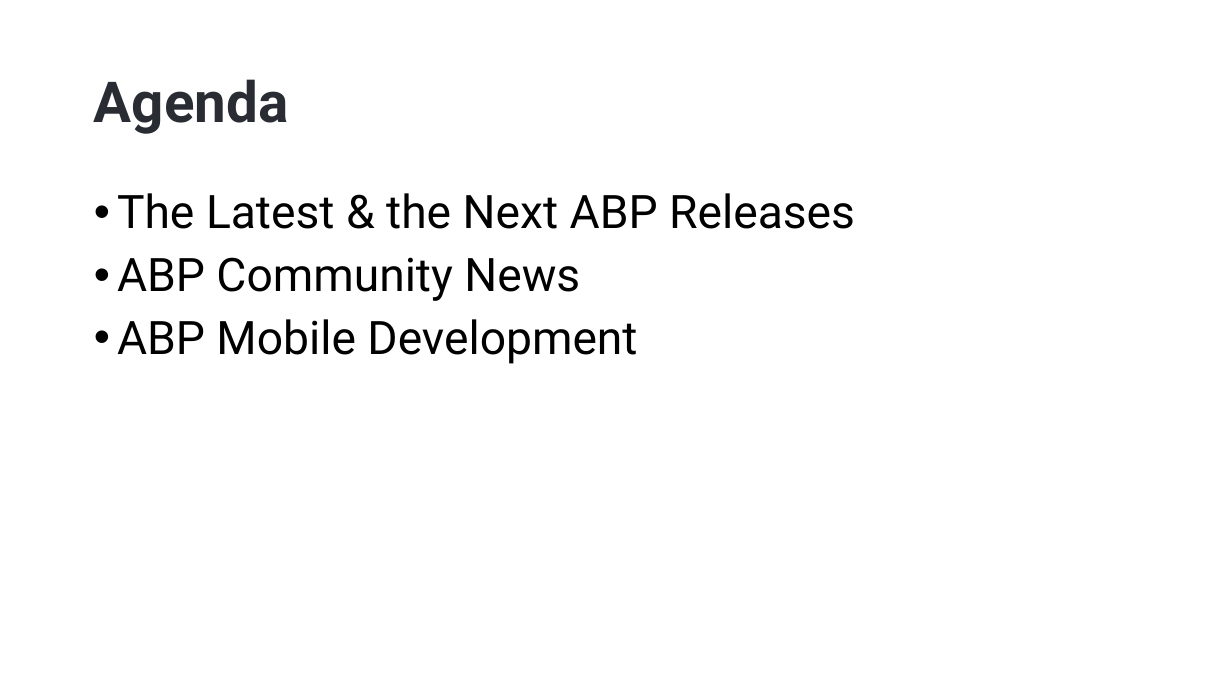
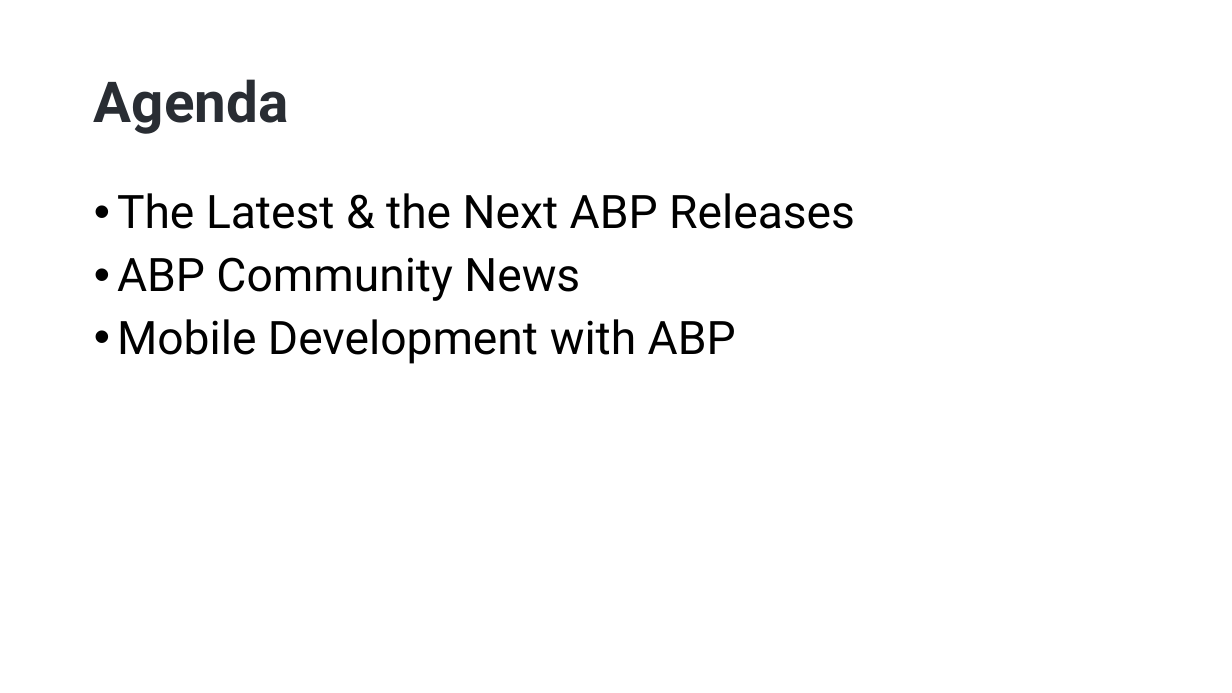
Before and after one commit to hikalkan/presentations, a slide deck: slide 2 of 2023-07-27 ABP Community Talks 2023.5/ABP Mobile Options.pptx. Drawn at 1232x693 pixels with LibreOffice and Linux fonts; fonts in the diff are those of the drawing; background and template pictures are left out. Boxes give left, top, right and bottom in pixels: in the first picture for what was removed or moved away, otherwise in the second. Text is boxed around its words. In the diff, an @@ line names an element or a change of style, - is before the commit and + after.

```diff
--- a/2023-07-27 ABP Community Talks 2023.5/ABP Mobile Options.pptx
+++ b/2023-07-27 ABP Community Talks 2023.5/ABP Mobile Options.pptx
@@ text at box(117, 319, 736, 364): text changed @@
-• ABP Mobile Development
+• Mobile Development with ABP
```
Also in this commit, not shown: 1 other slide changed.
